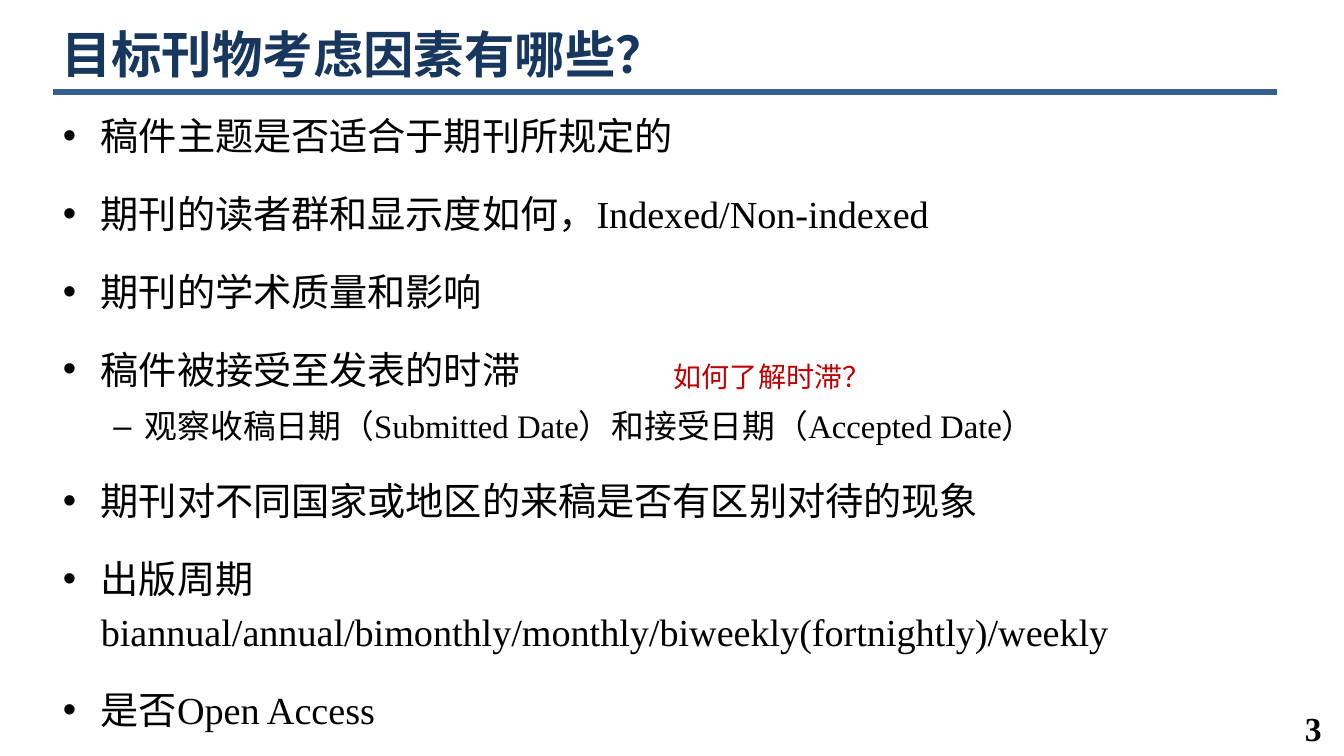
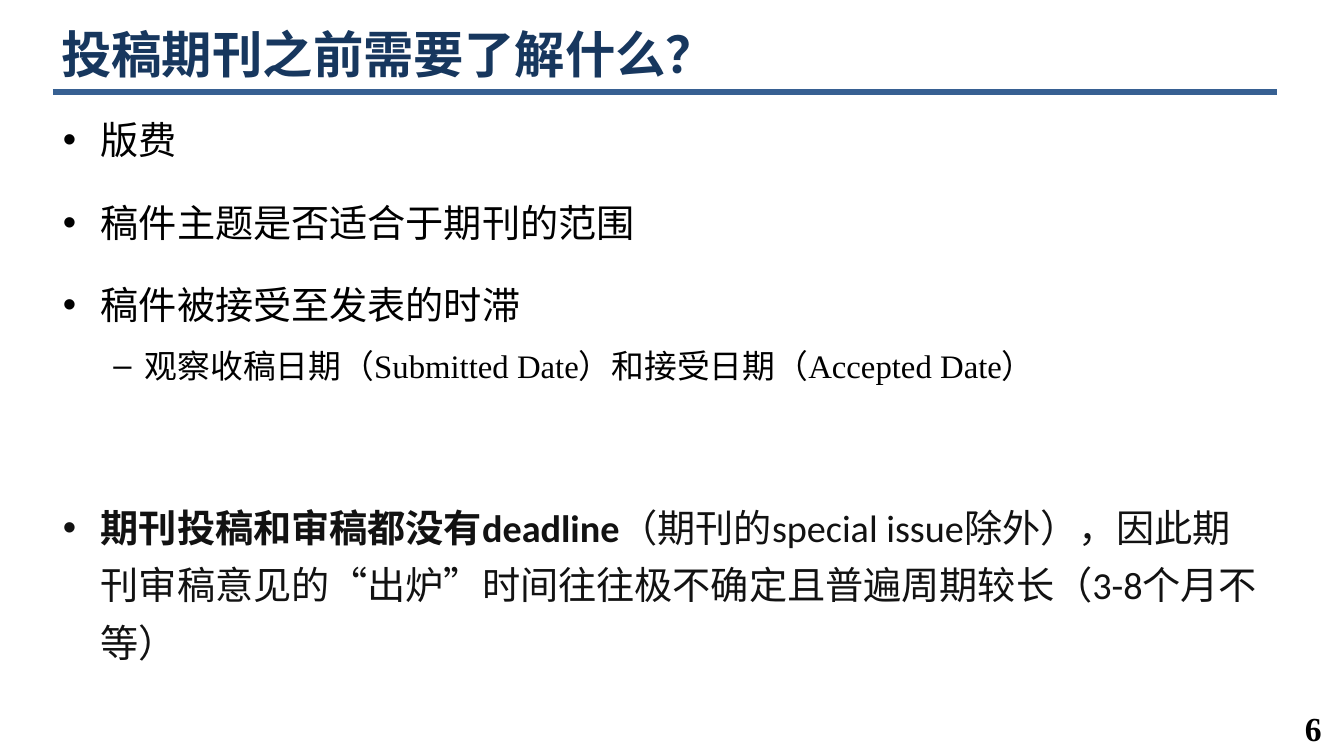
Before and after one commit to minghchen/cs_research_guide, a slide deck: slide 6 of hdu_course_ppt/第5讲. 论文投稿与Rebuttal.pptx (slide 3 before the commit). Drawn at 1344x756 pixels with LibreOffice and Linux fonts; fonts in the diff are those of the drawing; background and template pictures are left out. Boxes give left, top, right and bottom in pixels: in the first picture for what was removed or moved away, otherwise in the second. Text is boxed around its words. In the diff, an @@ line names an element or a change of style, - is before the commit and + after.

Commit message:
update ppt

```diff
--- a/hdu_course_ppt/第5讲. 论文投稿与Rebuttal.pptx
+++ b/hdu_course_ppt/第5讲. 论文投稿与Rebuttal.pptx
@@ title at (61, 30, 716, 78): text changed @@
-目标刊物考虑因素有哪些？
+投稿期刊之前需要了解什么？
@@ text at (101, 121, 635, 240): text changed @@
-• 稿件主题是否适合于期刊所规定的
-• 期刊的读者群和显示度如何，Indexed/Non-indexed
-• 期刊的学术质量和影响
+• 版费
+• 稿件主题是否适合于期刊的范围
@@ text at (101, 287, 1035, 384): line spacing 1.15 to 1.25 @@
@@ text removed at (674, 363, 870, 390) @@
-如何了解时滞？
@@ text at (101, 509, 1257, 603): text changed; font Times New Roman to Calibri; text colour #000000 to #121212 @@
-• 期刊对不同国家或地区的来稿是否有区别对待的现象
-• 出版周期 biannual/annual/bimonthly/monthly/biweekly(fortnightly)/weekly
-• 是否Open Access
+• 期刊投稿和审稿都没有deadline（期刊的special issue除外），因此期刊审稿意见的“出炉”时间往往极不确定且普遍周期较长（3-8个月不等）
@@ page number at (1305, 718, 1322, 742): text changed @@
-3
+6
```
Also in this commit, not shown: 4 other slides changed, 24 slides added, 2 slides removed, 2 other files.
